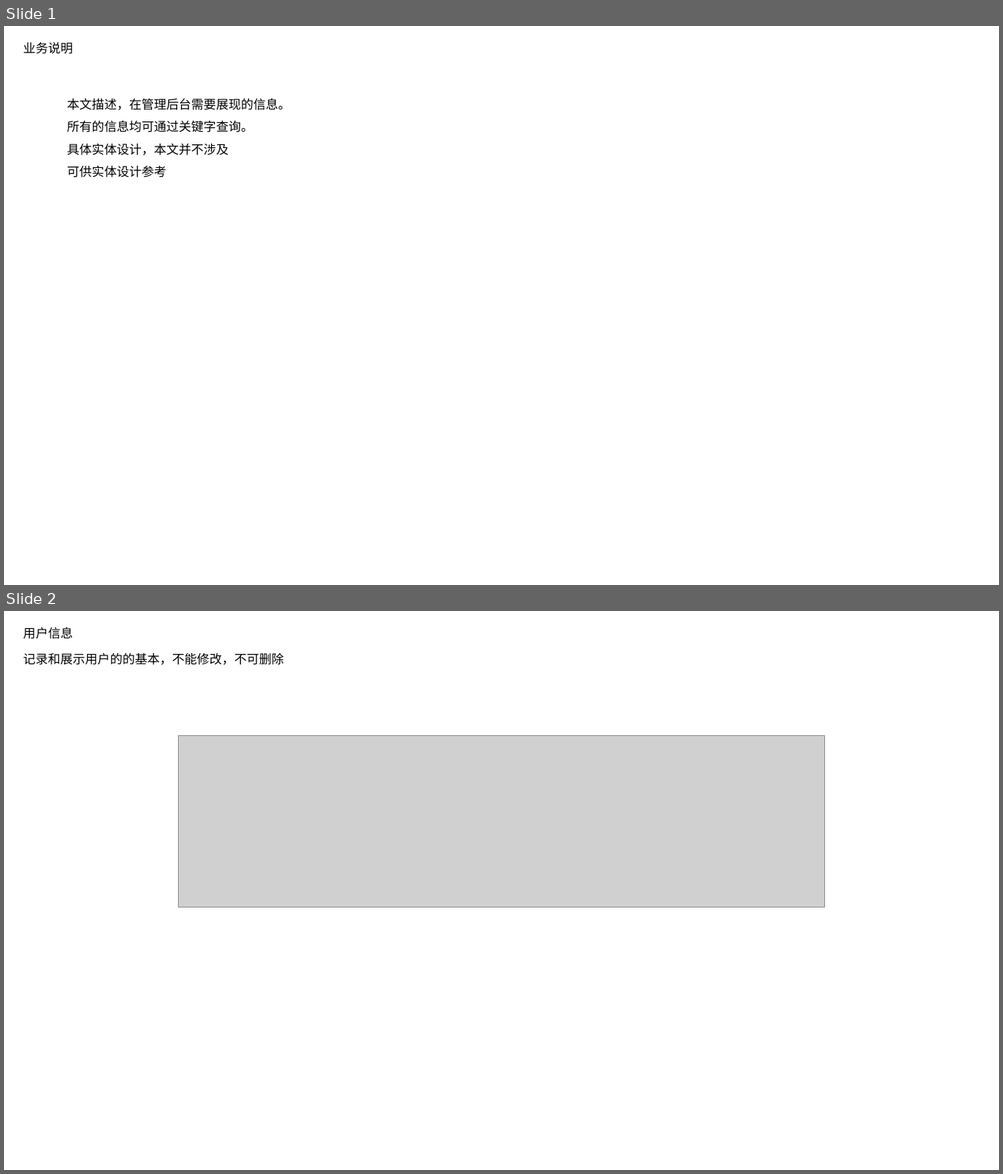
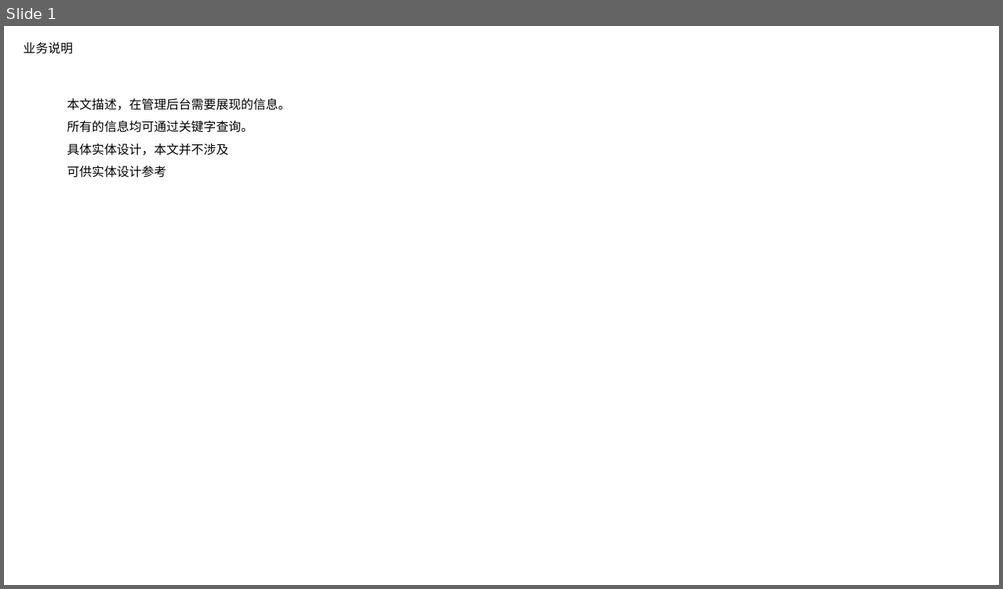
Before and after one commit to nixiaobing/kindpetro, a slide deck: product/扫码挪车/挪车产品设计-admin-陆陆畅版本.pptx. Shown one above the other, each under a label of ours: slides 1 and 2 before the commit, slide 1 after it. The pictures are 1003x1174 and 1003x589 pixels, drawn with LibreOffice and Linux fonts; fonts in the diff are those of the drawing; grey boxes stand for pictures. Boxes give left, top, right and bottom in pixels: in the first picture for what was removed or moved away, otherwise in the second. Text is boxed around its words. In the diff, an @@ line names an element or a change of style, - is before the commit and + after.

```diff
--- a/product/扫码挪车/挪车产品设计-admin-陆陆畅版本.pptx
+++ b/product/扫码挪车/挪车产品设计-admin-陆陆畅版本.pptx
@@ slide 2 removed at [4, 611, 999, 1170], background #FFFFFF @@
@@ title removed at [23, 627, 73, 639] @@
-用户信息
@@ text removed at [23, 653, 284, 665] @@
-记录和展示用户的的基本，不能修改，不可删除
@@ picture removed at [178, 735, 825, 907] @@
```
Also in this commit, not shown: 7 slides added, 4 other slides removed, 3 other files.
